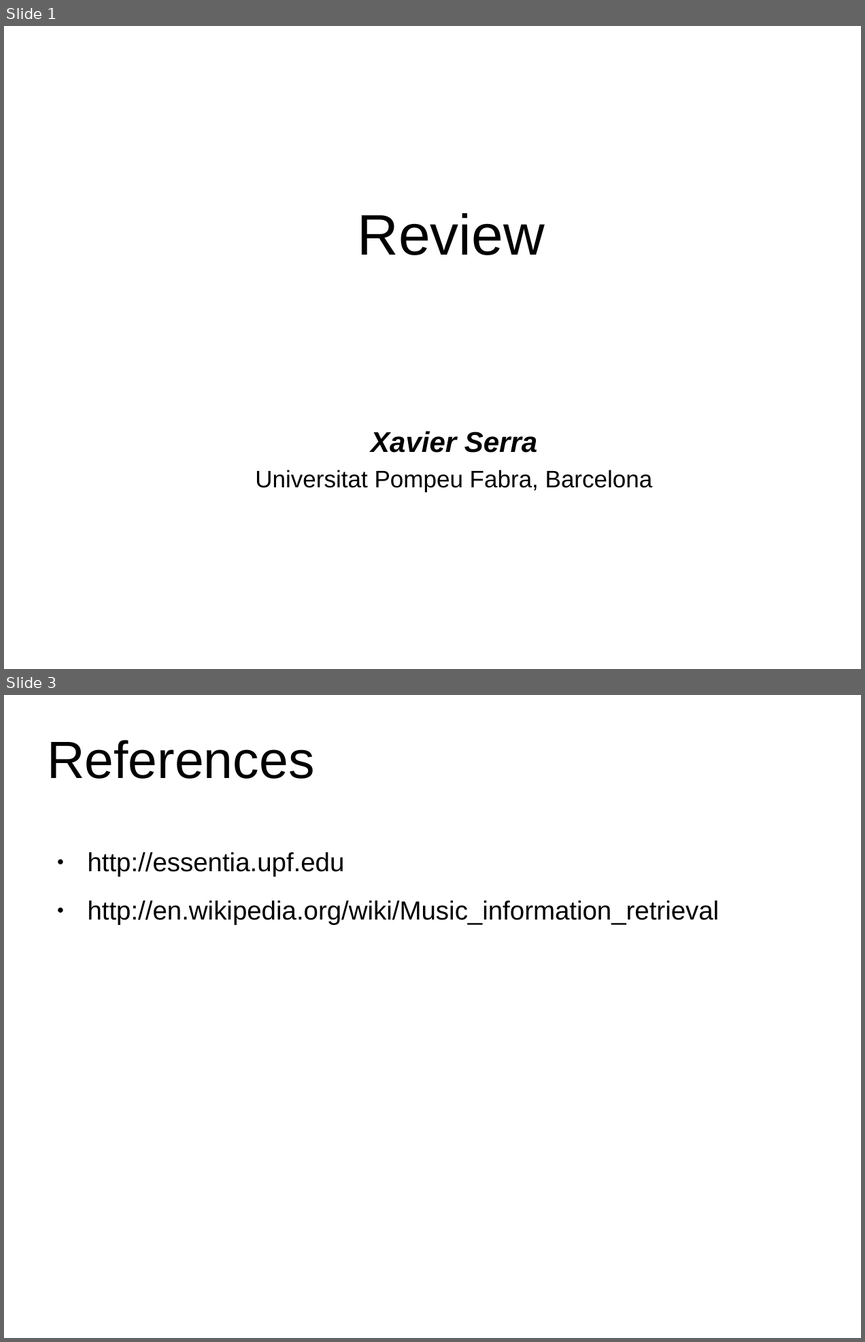
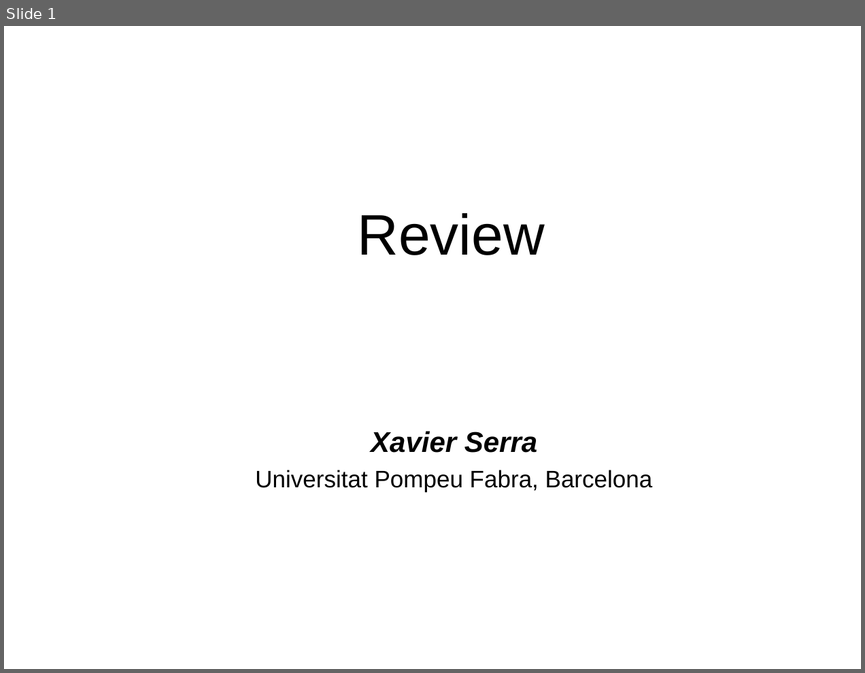
Before and after one commit to MTG/sms-tools, a slide deck: lectures/10-Final-remarks/Review.odp. Shown one above the other, each under a label of ours: slides 1 and 3 before the commit, slide 1 after it; the slides between them are not shown. The pictures are 865x1342 and 865x673 pixels, drawn with LibreOffice and Linux fonts; fonts in the diff are those of the drawing. Boxes give left, top, right and bottom in pixels: in the first picture for what was removed or moved away, otherwise in the second. Text is boxed around its words. In the diff, an @@ line names an element or a change of style, - is before the commit and + after.

```diff
--- a/lectures/10-Final-remarks/Review.odp
+++ b/lectures/10-Final-remarks/Review.odp
@@ slide 3 removed at <box>4,695,861,1338</box>, background #FFFFFF @@
@@ title removed at <box>47,740,315,779</box> @@
-References
@@ text removed at <box>88,852,719,925</box> @@
-● http://essentia.upf.edu
-● http://en.wikipedia.org/wiki/Music_information_retrieval
```
Also in this commit, not shown: 1 slide changed, 4 slides added, 8 other files.
